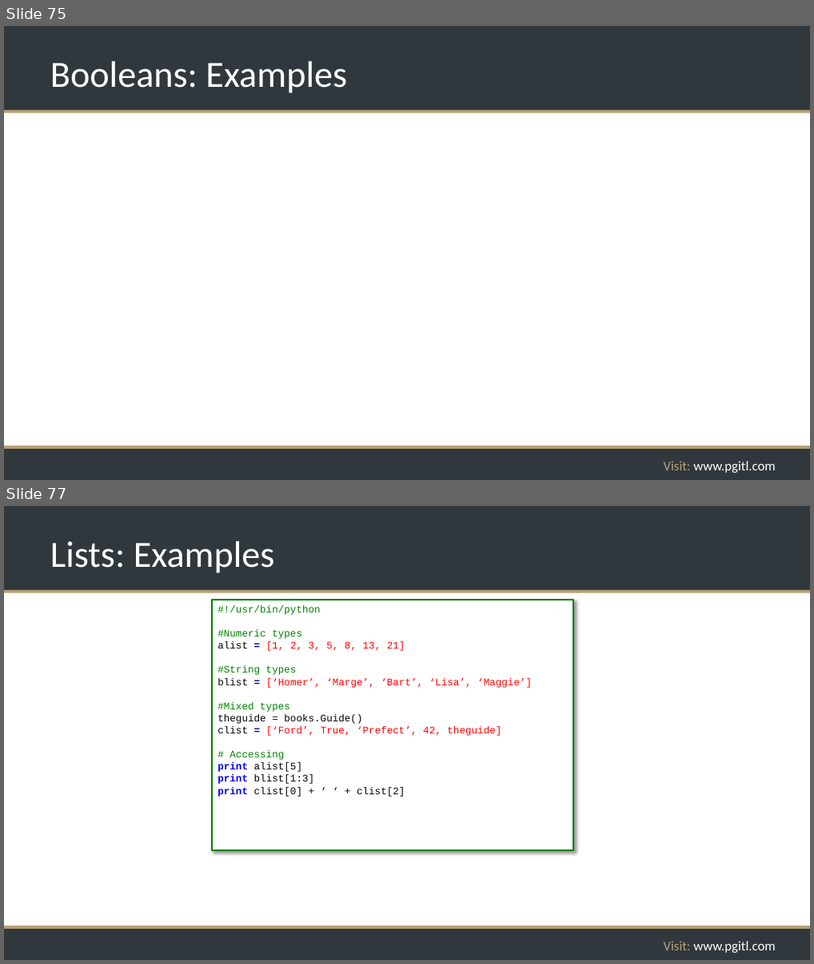
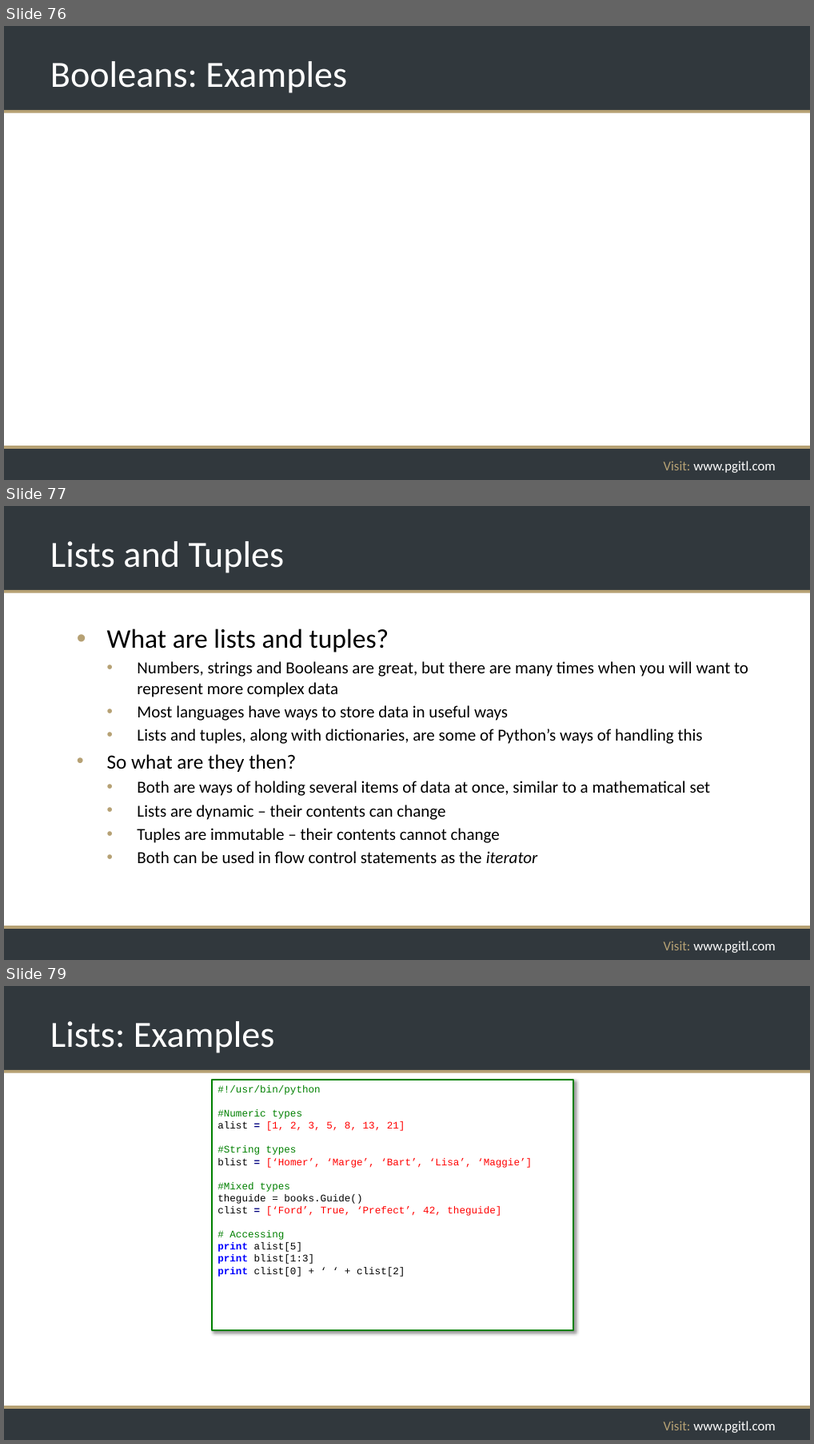
Before and after one commit to rikkouri/project-a, a slide deck: Programming Foundations.pptx. Shown one above the other, each under a label of ours: slides 75 and 77 before the commit, slides 76, 77 and 79 after it; the slides between them are not shown. The pictures are 814x964 and 814x1444 pixels, drawn with LibreOffice and Linux fonts; fonts in the diff are those of the drawing; background and template pictures are left out. Boxes give left, top, right and bottom in pixels: in the first picture for what was removed or moved away, otherwise in the second. Text is boxed around its words. In the diff, an @@ line names an element or a change of style, - is before the commit and + after.

```diff
--- a/Programming Foundations.pptx
+++ b/Programming Foundations.pptx
@@ slide 77 added at bbox=[4, 506, 810, 960], background #FFFFFF; not listed: 5 template elements that a slide beside it also shows @@
@@ title added at bbox=[50, 541, 285, 573], 44 pt, text #FFFFFF @@
+Lists and Tuples
@@ text added at bbox=[107, 628, 749, 863], 20 pt, text #000000 @@
+• What are lists and tuples?
+  • Numbers, strings and Booleans are great, but there are many times when you will want to represent more complex data
+  • Most languages have ways to store data in useful ways
+  • Lists and tuples, along with dictionaries, are some of Python’s ways of handling this
+• So what are they then?
+  • Both are ways of holding several items of data at once, similar to a mathematical set
+  • Lists are dynamic – their contents can change
+  • Tuples are immutable – their contents cannot change
+  • Both can be used in flow control statements as the iterator
@@ what was slide 75 is now slide 76 @@
@@ what was slide 77 is now slide 79 @@
```
Also in this commit, not shown: 3 slides changed, 1 other slide added.
